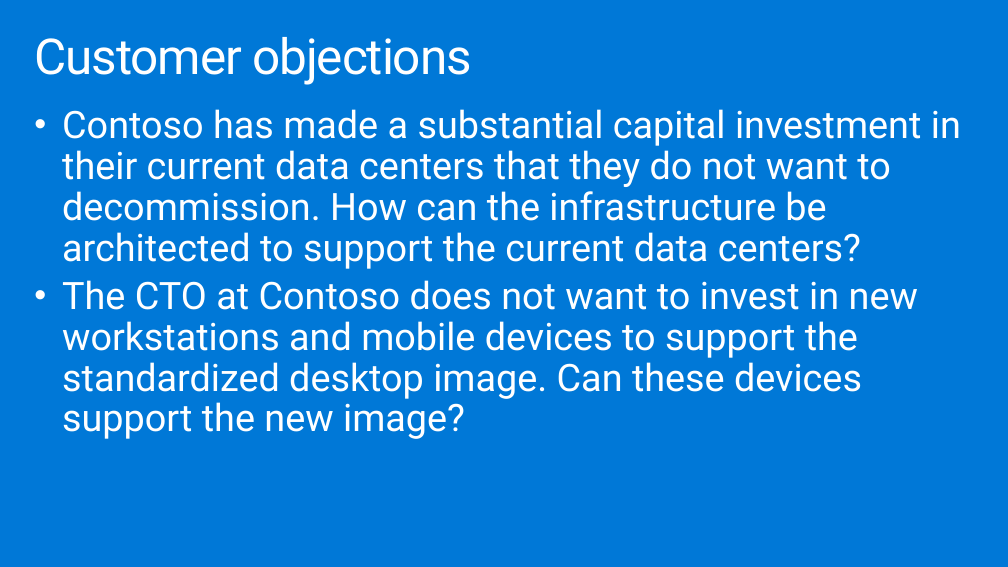
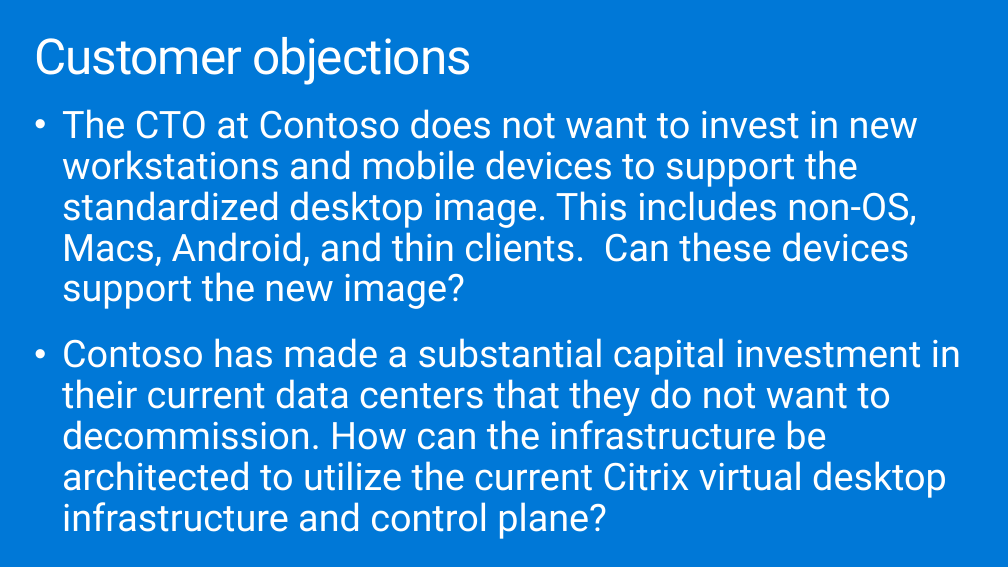
Before and after one commit to dwnatwick/MCW-Windows-Virtual-Desktop, a slide deck: slide 11 of Whiteboard-design-session/WDS trainer presentation - Windows Virtual Desktop.pptx (slide 10 before the commit). Drawn at 1008x567 pixels with LibreOffice and Linux fonts; fonts in the diff are those of the drawing. Boxes give left, top, right and bottom in pixels: in the first picture for what was removed or moved away, otherwise in the second. Text is boxed around its words. In the diff, an @@ line names an element or a change of style, - is before the commit and + after.

```diff
--- a/Whiteboard-design-session/WDS trainer presentation - Windows Virtual Desktop.pptx
+++ b/Whiteboard-design-session/WDS trainer presentation - Windows Virtual Desktop.pptx
@@ text at box(62, 109, 961, 539): text changed @@
-• Contoso has made a substantial capital investment in their current data centers that they do not want to decommission. How can the infrastructure be architected to support the current data centers?
-• The CTO at Contoso does not want to invest in new workstations and mobile devices to support the standardized desktop image. Can these devices support the new image?
+• The CTO at Contoso does not want to invest in new workstations and mobile devices to support the standardized desktop image. This includes non-OS, Macs, Android, and thin clients. Can these devices support the new image?
+• Contoso has made a substantial capital investment in their current data centers that they do not want to decommission. How can the infrastructure be architected to utilize the current Citrix virtual desktop infrastructure and control plane?
```
Also in this commit, not shown: 10 other slides changed, 1 slide added, 2 other files.
